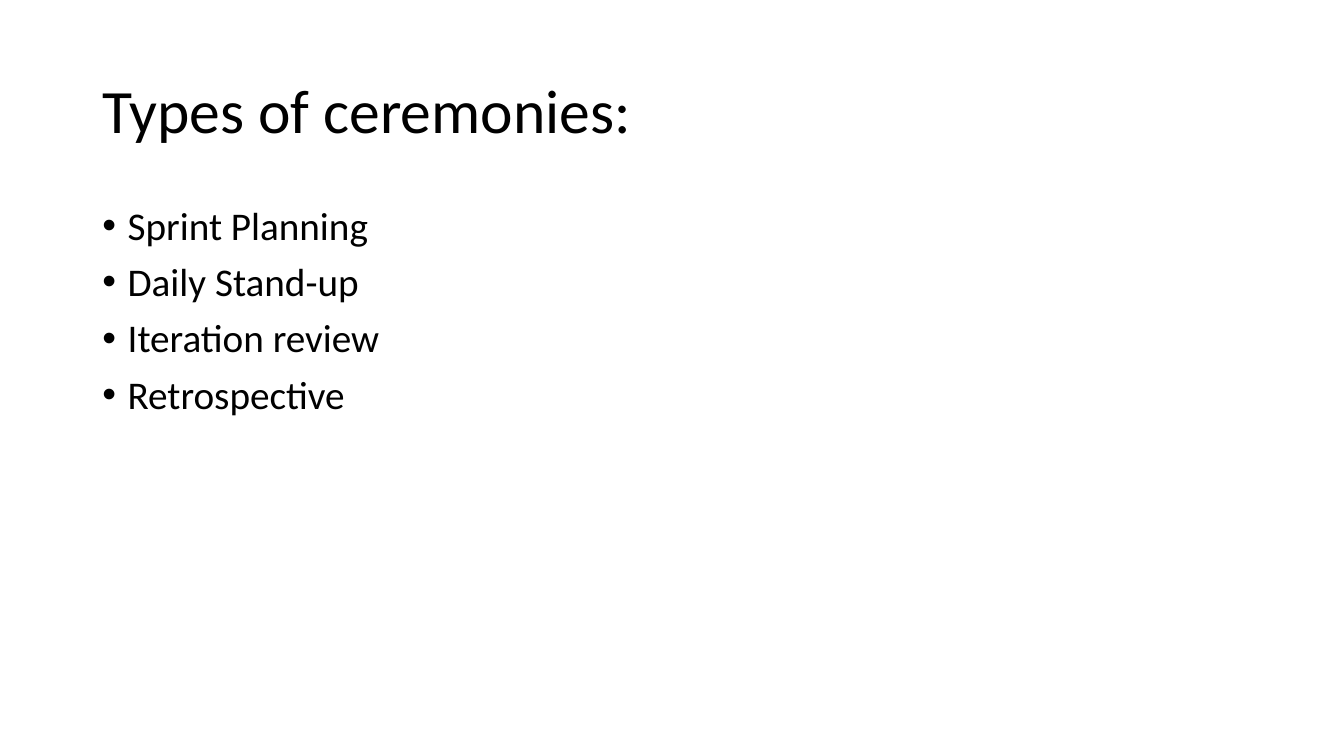
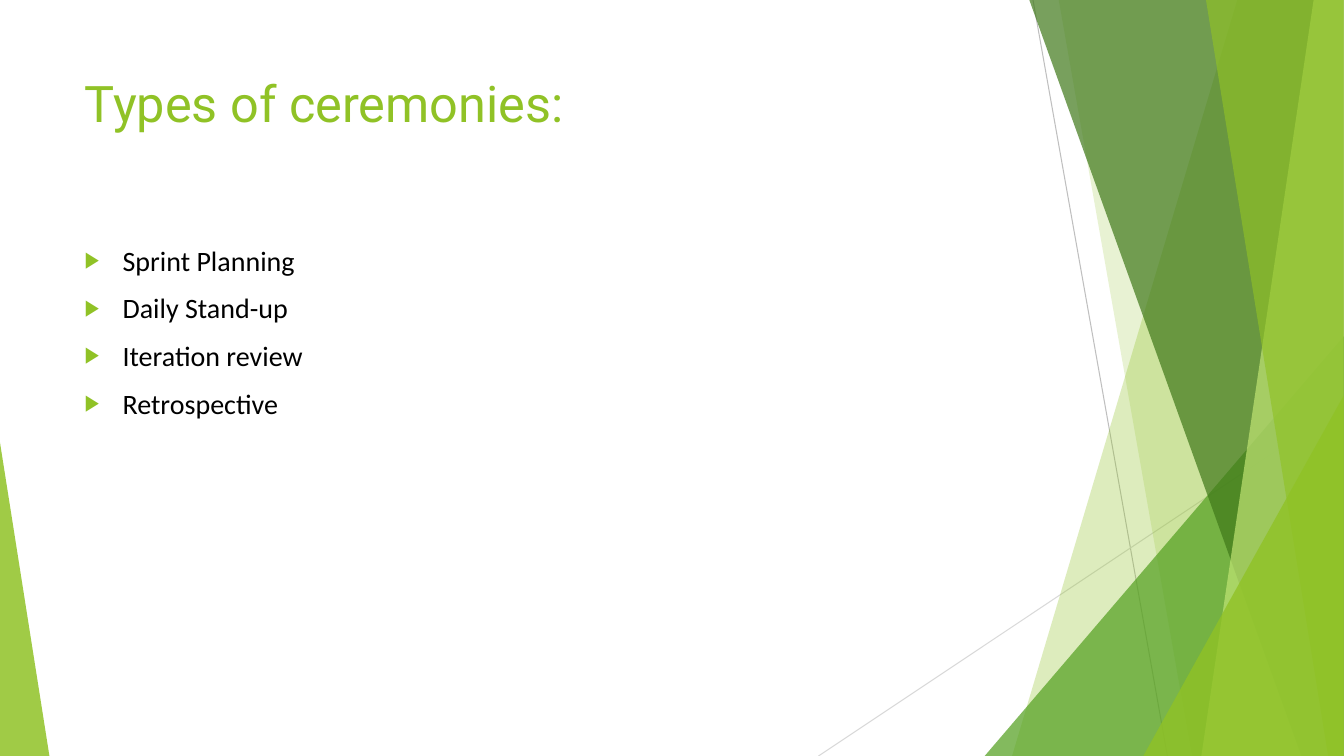
Before and after one commit to karthik07m/coredova-Sample-Ecommerce-app, a slide deck: slide 5 of 4 Types of Scrum Ceremonies.pptx (slide 4 before the commit). Drawn at 1344x756 pixels with LibreOffice and Linux fonts; fonts in the diff are those of the drawing. Boxes give left, top, right and bottom in pixels: in the first picture for what was removed or moved away, otherwise in the second. Text is boxed around its words. In the diff, an @@ line names an element or a change of style, - is before the commit and + after.

```diff
--- a/4 Types of Scrum Ceremonies.pptx
+++ b/4 Types of Scrum Ceremonies.pptx
@@ title "Types of ceremonies:": place and size @@
-title "Types of ceremonies:" at (102,90,631,143)
+title "Types of ceremonies:" at (85,83,563,133)
@@ title "Types of ceremonies:" at (85,83,563,133): size 44 to 36 pt, font Calibri to Roboto, text colour #000000 to #90C226; line spacing 0.9 to 1; vertical alignment middle to top @@
@@ text "Sprint Planning": place and size @@
-text "Sprint Planning" at (128,212,379,416)
+text "Sprint Planning" at (123,251,302,419)
@@ text "Sprint Planning" at (123,251,302,419): size 28 to 20 pt; bullet • to ▶; line spacing 0.9 to 1 @@
@@ group added at (0,0,1344,756): 5 freeform shapes, 3 triangles, 2 lines @@
```
Also in this commit, not shown: 4 other slides changed, 8 slides added, 1 slide removed.
